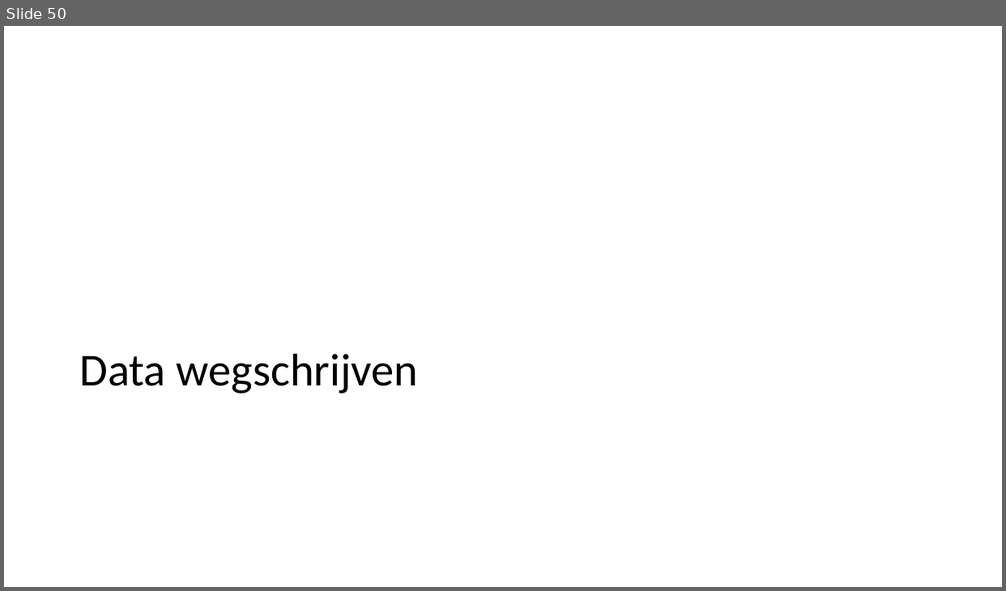
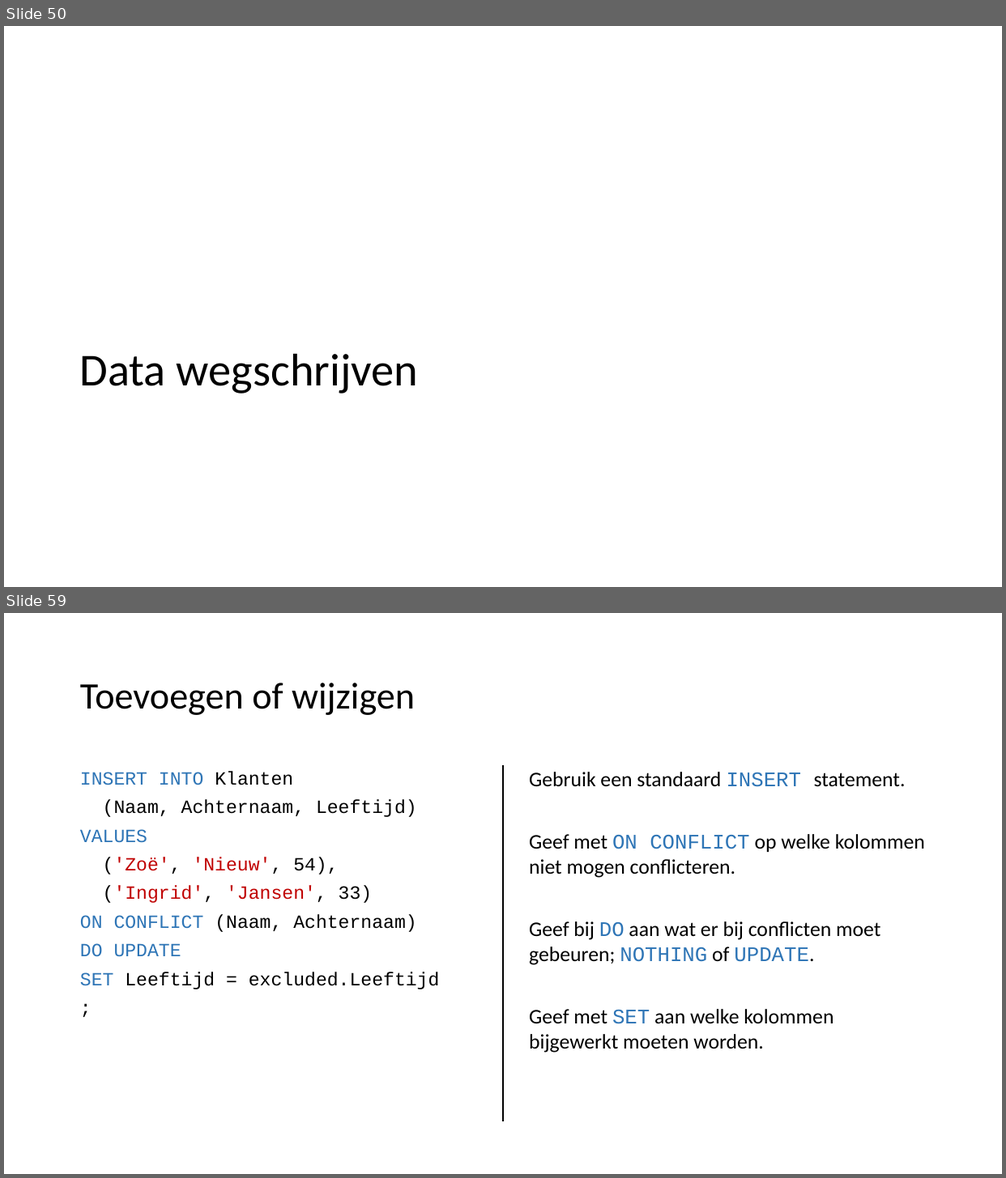
Before and after one commit to LFKoning/knowledge-sharing, a slide deck: sql_course/1_basics/1_basics.pptx. Shown one above the other, each under a label of ours: slide 50 before the commit, slides 50 and 59 after it; the slides between them are not shown. The pictures are 1006x591 and 1006x1178 pixels, drawn with LibreOffice and Linux fonts; fonts in the diff are those of the drawing. Boxes give left, top, right and bottom in pixels: in the first picture for what was removed or moved away, otherwise in the second. Text is boxed around its words. In the diff, an @@ line names an element or a change of style, - is before the commit and + after.

```diff
--- a/sql_course/1_basics/1_basics.pptx
+++ b/sql_course/1_basics/1_basics.pptx
@@ slide 59 added at (x1=4, y1=613, x2=1002, y2=1174), background #FFFFFF @@
@@ title added at (x1=80, y1=683, x2=415, y2=715), 36 pt, text #000000 @@
+Toevoegen of wijzigen
@@ text added at (x1=80, y1=771, x2=440, y2=990), 18 pt, text #000000 @@
+INSERT INTO Klanten
+(Naam, Achternaam, Leeftijd)
+VALUES
+('Zoë', 'Nieuw', 54),
+('Ingrid', 'Jansen', 33)
+ON CONFLICT (Naam, Achternaam)
+DO UPDATE
+SET Leeftijd = excluded.Leeftijd
+;
@@ line added from (503, 766) to (503, 1122), #000000 1.5 pt @@
@@ text added at (x1=529, y1=772, x2=925, y2=1053), 20 pt, text #000000 @@
+Gebruik een standaard INSERT statement.
+Geef met ON CONFLICT op welke kolommen niet mogen conflicteren.
+Geef bij DO aan wat er bij conflicten moet gebeuren; NOTHING of UPDATE.
+Geef met SET aan welke kolommen bijgewerkt moeten worden.
```
Also in this commit, not shown: 1 slide changed, 11 other slides added, 4 other files.
